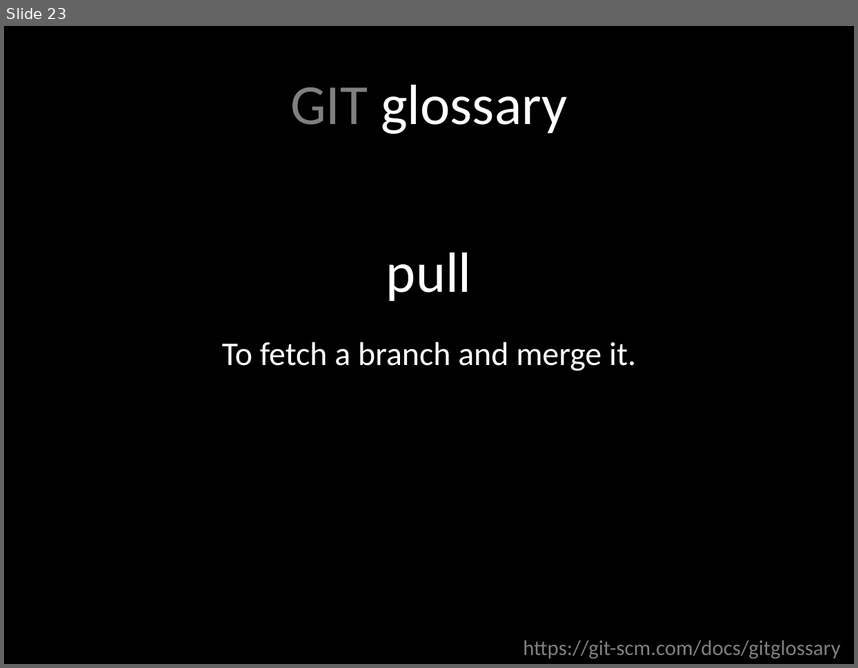
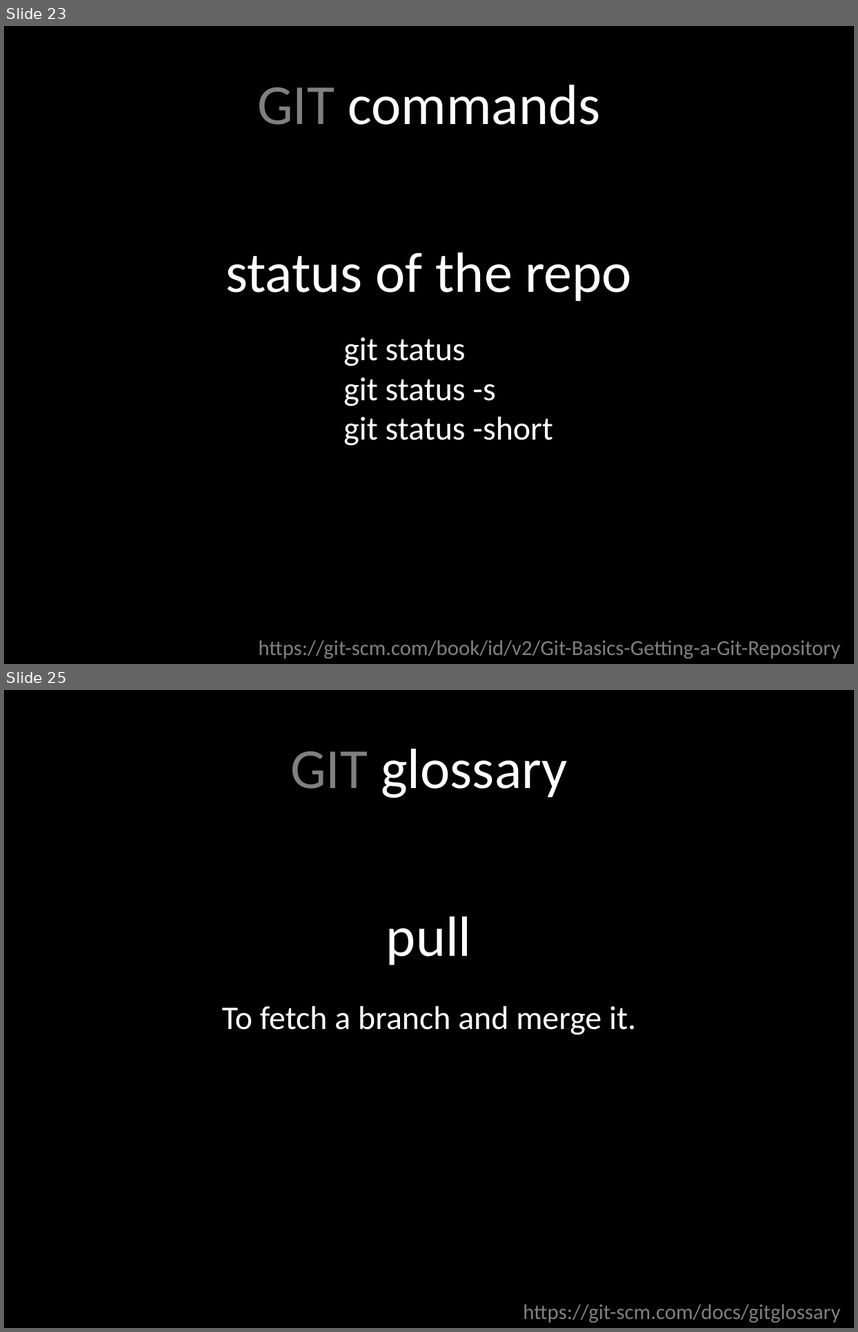
Before and after one commit to rocboronat/from-cvs-to-git, a slide deck: From CVS to GIT.pptx. Shown one above the other, each under a label of ours: slide 23 before the commit, slides 23 and 25 after it; the slides between them are not shown. The pictures are 858x668 and 858x1332 pixels, drawn with LibreOffice and Linux fonts; fonts in the diff are those of the drawing. Boxes give left, top, right and bottom in pixels: in the first picture for what was removed or moved away, otherwise in the second. Text is boxed around its words. In the diff, an @@ line names an element or a change of style, - is before the commit and + after.

Commit message:
Add more commands to the Powerpoint

```diff
--- a/From CVS to GIT.pptx
+++ b/From CVS to GIT.pptx
@@ slide 23 added at bbox=[4, 26, 854, 664], background #000000 @@
@@ text added at bbox=[257, 85, 600, 125], 48 pt, text #FFFFFF @@
+GIT commands
@@ text added at bbox=[225, 252, 632, 301], 48 pt, text #FFFFFF @@
+status of the repo
@@ text added at bbox=[343, 337, 553, 446], 28 pt, text #FFFFFF @@
+git status
+git status -s
+git status -short
@@ text added at bbox=[259, 639, 841, 658], 18 pt, text #808080 @@
+https://git-scm.com/book/id/v2/Git-Basics-Getting-a-Git-Repository
@@ what was slide 23 is now slide 25 @@
```
Also in this commit, not shown: 1 slide changed, 1 other slide added.
